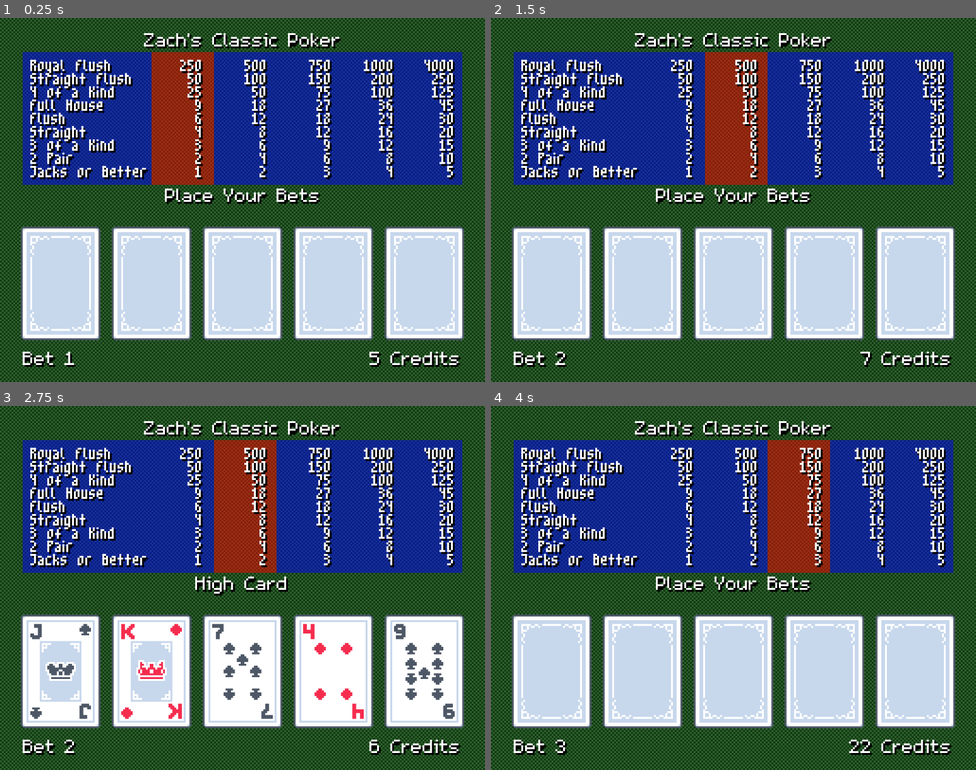
Above: before the commit, frames 1-4 (two rows, left to right).
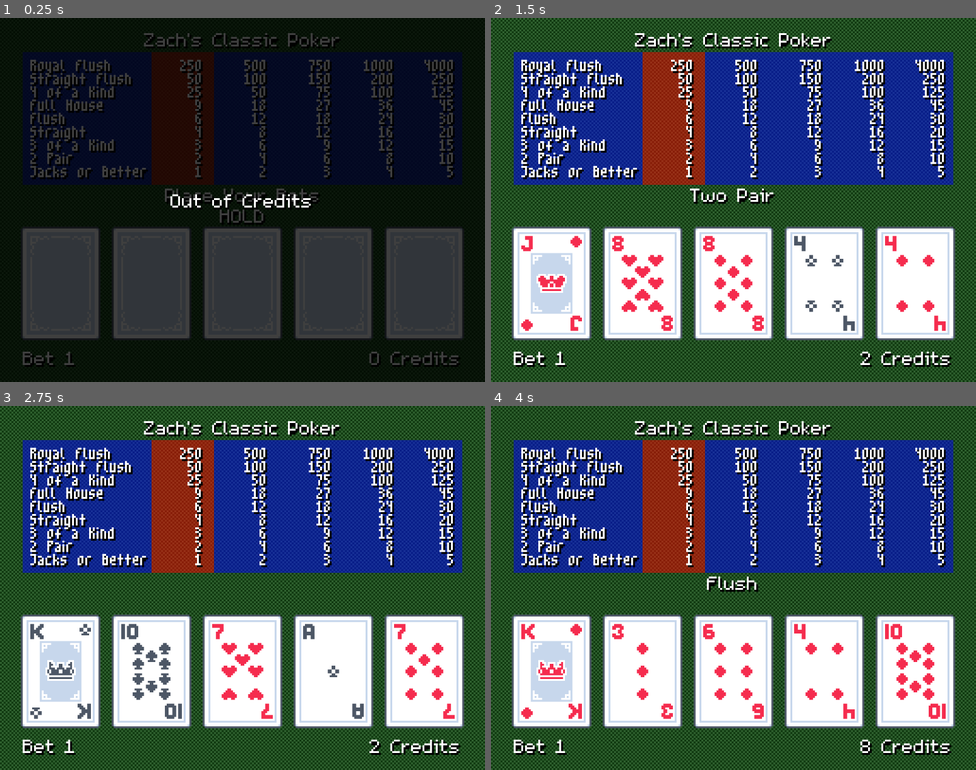
Above: after the commit, the same moments.

Repository: ZombieNW/PokerMachine
Game: Godot game, scene res://scenes/default.tscn
Two runs of this game, one before a commit and one after it. Both use one fixed random seed, a clock stepped at 60 frames per second and the inputs below.
Inputs:
- Up to frame 1 (0.25 s): no input
- Up to frame 2 (1.5 s): tap Enter (ui_accept) at 0.5, 0.77, 1.25 s; hold C (add_credit) 0.53-1.28 s; tap B (bet) at 1.35 s
- Up to frame 3 (2.75 s): tap Enter (ui_accept) at 1.52, 2 s; hold C (add_credit) from 2.03 s (still down)
- Up to frame 4 (4 s): tap Enter (ui_accept) at 2.75, 3.02, 3.5, 3.77 s; release C (add_credit) at 2.78 s; tap B (bet) at 2.85 s; hold C (add_credit) from 3.53 s (still down)

The runs differ from the first frame. In frame 1, 97% of the frame differs, in the area x 0-100%, y 0-100%; in frame 2, 25%; in frame 3, 13%; in frame 4, 25%.

Commit message:
Initialize with no credits

Diff:
--- a/game/game_manager.gd
+++ b/game/game_manager.gd
@@ -7,7 +7,7 @@
 
 const DEFAULT_CARD_COUNT: int = 5
 const MAX_BET: int = 5
-const STARTING_CREDITS: int = 5
+const STARTING_CREDITS: int = 0
 const CARD_TEXTURE_PATH: String = "res://assets/kenney_playing-cards-pack/card_%s.png"
 
 var DeckInstance = DeckScript.new()
@@ -15,11 +15,12 @@
 var held: Array[int] = []
 var bet: int = 1
 var credits: int = STARTING_CREDITS
-var game_state: GameState = GameState.BET
+var game_state: GameState = GameState.CREDITS
 
 @onready var card_sprites: Array[Sprite2D] = [%Card1, %Card2, %Card3, %Card4, %Card5]
 
 func _ready() -> void:
+	update_state()
 	end_game()
 
 func _input(event: InputEvent) -> void:
